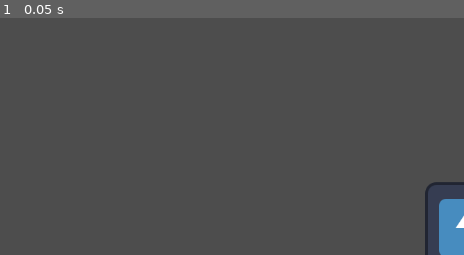
Above: before the commit, frame 1.
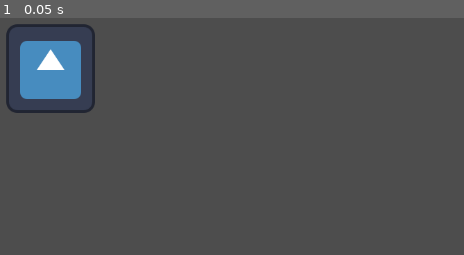
Above: after the commit, the same moment.

Repository: kjh0209/Leadership_3_godot
Game: Godot game, scene res://node_2d.tscn
Two runs of this game, one before a commit and one after it. Both use one fixed random seed, a clock stepped at 60 frames per second and the inputs below. The project has no main scene, so this scene is started directly. The engine's default icon, where the game draws it, is replaced by a stand-in: a white triangle on a blue panel in a dark square.
Inputs:
- Up to frame 1 (0.05 s): no input

The runs differ from the first frame. In frame 1, 5.7% of the frame differs, in the area x 1-100%, y 2-100%.

Commit message:
change position

Diff:
--- a/node_2d.tscn
+++ b/node_2d.tscn
@@ -5,5 +5,5 @@
 [node name="Node2D" type="Node2D"]
 
 [node name="Icon" type="Sprite2D" parent="."]
-position = Vector2(1160, 607)
+position = Vector2(556, 379)
 texture = ExtResource("1_wtcfe")
